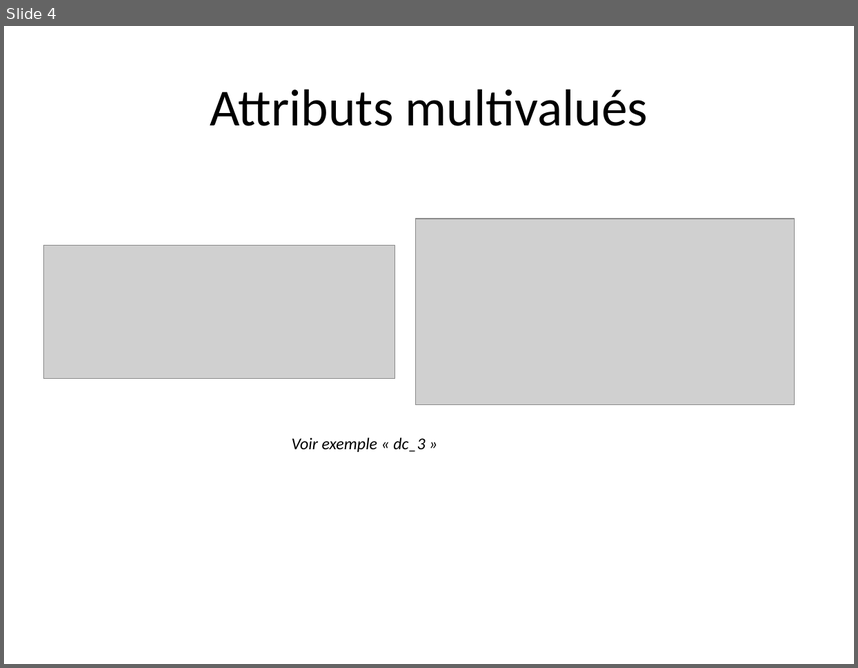
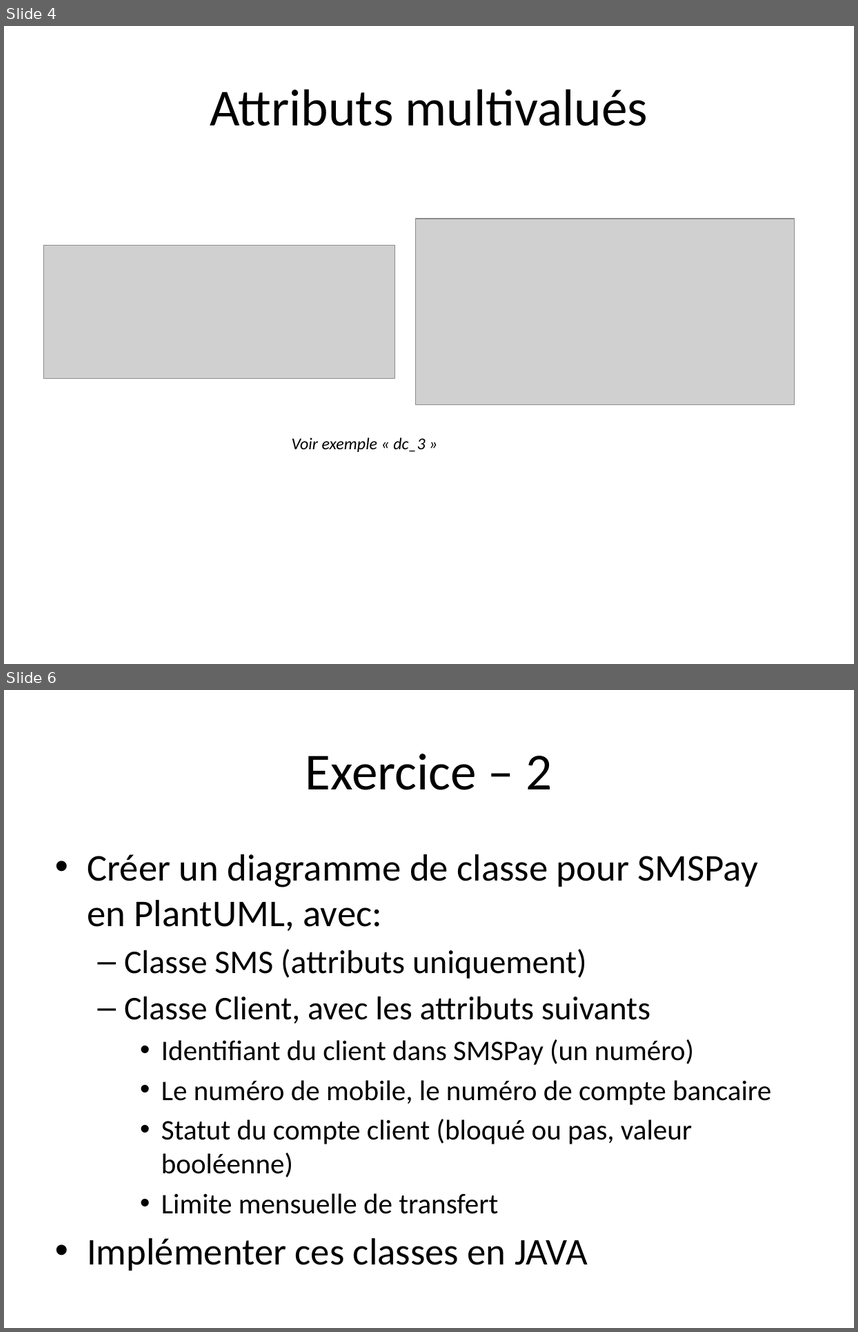
Before and after one commit to profesig/exosOO, a slide deck: Diagramme de classe/L1- Classes et attributs/L1 - Classes et attributs.pptx. Shown one above the other, each under a label of ours: slide 4 before the commit, slides 4 and 6 after it; the slides between them are not shown. The pictures are 858x668 and 858x1332 pixels, drawn with LibreOffice and Linux fonts; fonts in the diff are those of the drawing; grey boxes stand for pictures. Boxes give left, top, right and bottom in pixels: in the first picture for what was removed or moved away, otherwise in the second. Text is boxed around its words. In the diff, an @@ line names an element or a change of style, - is before the commit and + after.

Commit message:
exercices L1

```diff
--- a/Diagramme de classe/L1- Classes et attributs/L1 - Classes et attributs.pptx
+++ b/Diagramme de classe/L1- Classes et attributs/L1 - Classes et attributs.pptx
@@ slide 6 added at (4,690,854,1328), background #FFFFFF @@
@@ title added at (306,753,552,790), 44 pt, text #000000 @@
+Exercice – 2
@@ text added at (87,854,771,1270), 24 pt, text #000000 @@
+• Créer un diagramme de classe pour SMSPay en PlantUML, avec:
+  – Classe SMS (attributs uniquement)
+  – Classe Client, avec les attributs suivants
+    • Identifiant du client dans SMSPay (un numéro)
+    • Le numéro de mobile, le numéro de compte bancaire
+    • Statut du compte client (bloqué ou pas, valeur booléenne)
+    • Limite mensuelle de transfert
+• Implémenter ces classes en JAVA
```
Also in this commit, not shown: 1 other slide added, 2 other files.
